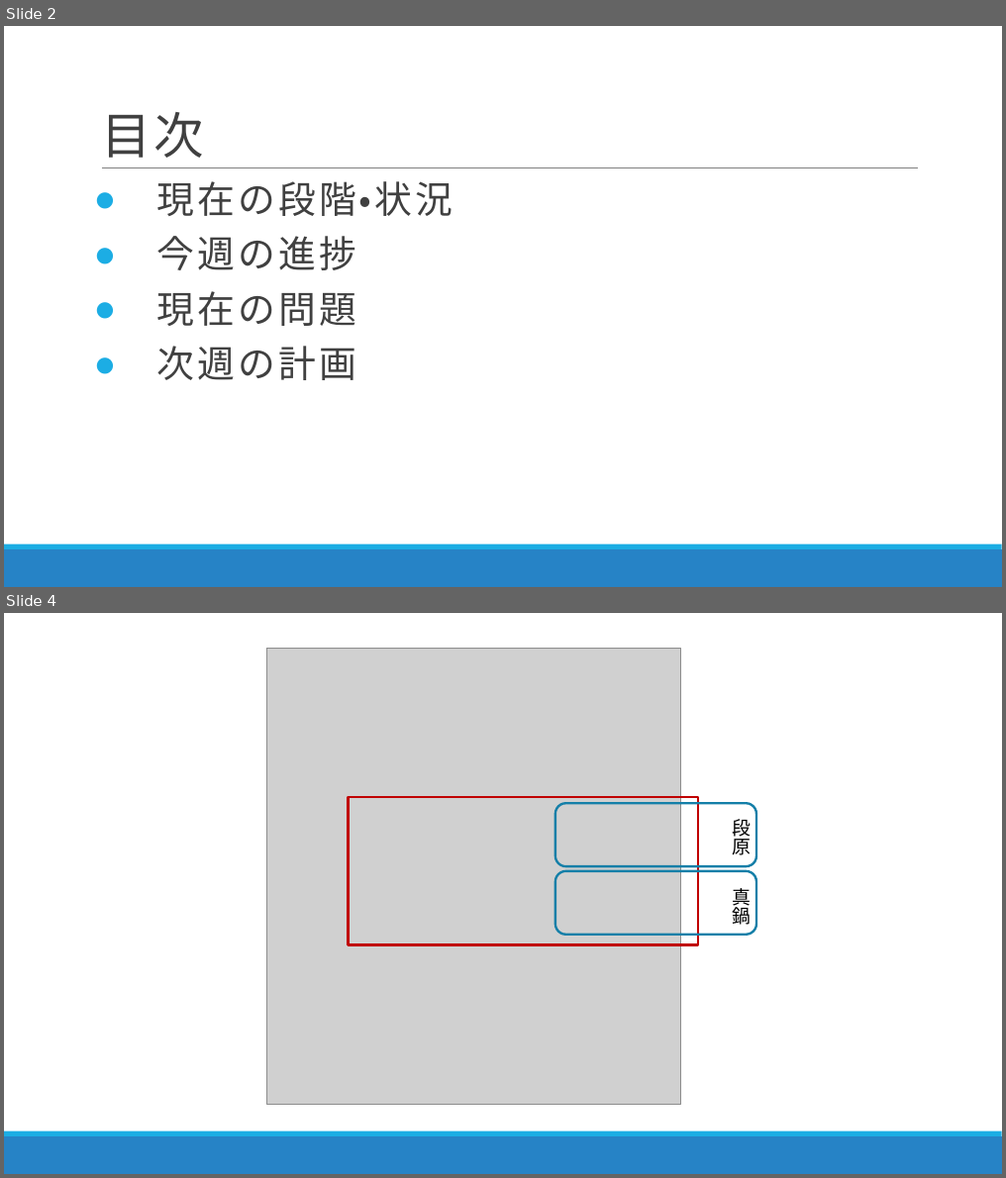
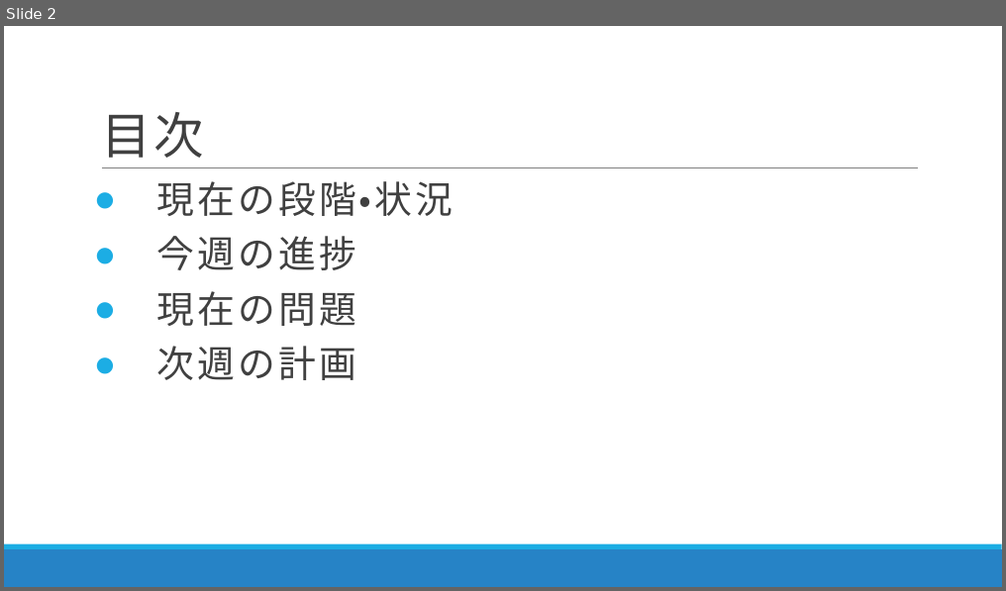
Before and after one commit to DJ956/YoloBarcodeReader, a slide deck: プレゼン/RapidCart20191202.pptx. Shown one above the other, each under a label of ours: slides 2 and 4 before the commit, slide 2 after it; the slides between them are not shown. The pictures are 1006x1178 and 1006x591 pixels, drawn with LibreOffice and Linux fonts; fonts in the diff are those of the drawing; grey boxes stand for pictures. Boxes give left, top, right and bottom in pixels: in the first picture for what was removed or moved away, otherwise in the second. Text is boxed around its words. In the diff, an @@ line names an element or a change of style, - is before the commit and + after.

```diff
--- a/プレゼン/RapidCart20191202.pptx
+++ b/プレゼン/RapidCart20191202.pptx
@@ slide 4 removed at <box>4,613,1002,1174</box>, background #FFFFFF; not listed: 2 template elements that a slide beside it also shows @@
@@ picture removed at <box>266,649,681,1105</box> @@
@@ rectangle removed at <box>349,797,699,945</box> @@
@@ rounded rectangle removed at <box>555,803,757,866</box> @@
@@ text removed at <box>732,819,750,856</box> @@
-段原
@@ rounded rectangle removed at <box>555,871,757,935</box> @@
@@ text removed at <box>732,888,750,925</box> @@
-真鍋
```
Also in this commit, not shown: 3 slides changed, 2 slides added, 3 other slides removed.
